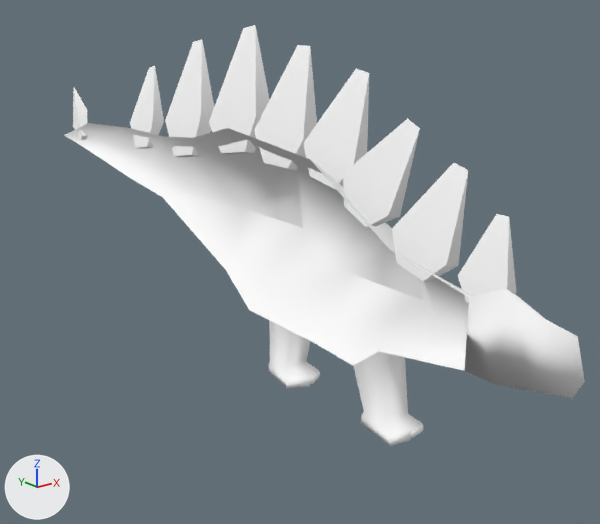
Two versions of the glTF model Models/Stegosaurish/Stegosaurish.gltf, one commit apart.
Before and after are seen from a 50 mm lens placed at (-15.71, -10.4, 3.3), pointed at (-11.58, -5.24, 1.23). The lights are fixed; the arrows at lower left show +X, +Y and +Z. Vertices at the same position are counted once.

Objects in the first picture: 'Stegosaurish'.
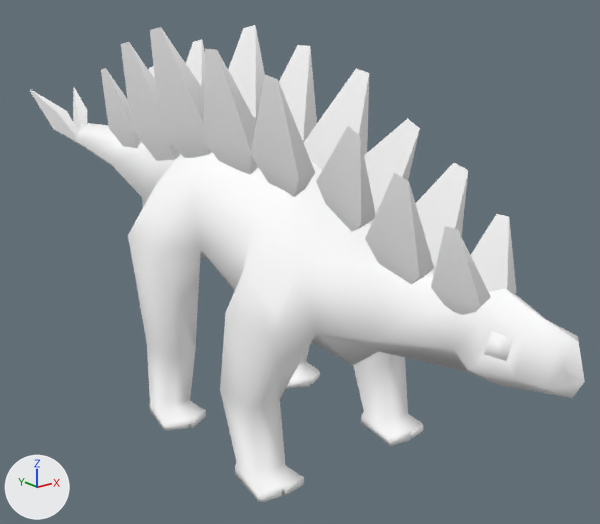
The edits, one by one:
me_sphere is used by ob_stegosaurish; location (-12.0, -6.0, 0.0).
me_sphere had 210 vertices, 364 faces and spanned x 0.0..0.81, y -2.19..4.63, z 0.0..3.12.
me_sphere now has 395 vertices, 721 faces and spans x -0.81..0.81, y -2.19..4.63, z 0.0..3.12.
me_sphere part 1: the loose piece of 10 vertices spanning x 0.04..0.26, y -0.67..-0.15, z 1.83..2.57 is copied, and the copy is mirrored in x about the mesh origin; it spans x -0.26..-0.04, y -0.67..-0.15, z 1.83..2.57.
me_sphere part 2: the loose piece of 10 vertices spanning x 0.15..0.4, y -0.14..0.42, z 1.99..2.84 is copied, and the copy is mirrored in x about the mesh origin; it spans x -0.4..-0.15, y -0.14..0.42, z 1.99..2.84.
me_sphere part 3: the loose piece of 10 vertices spanning x 0.14..0.42, y 0.4..1.03, z 2.06..2.98 is copied, and the copy is mirrored in x about the mesh origin; it spans x -0.42..-0.14, y 0.4..1.03, z 2.06..2.98.
me_sphere part 4: the loose piece of 10 vertices spanning x 0.13..0.44, y 0.98..1.68, z 2.06..3.12 is copied, and the copy is mirrored in x about the mesh origin; it spans x -0.44..-0.13, y 0.98..1.68, z 2.06..3.12.
me_sphere part 5: the loose piece of 10 vertices spanning x 0.05..0.36, y 1.71..2.33, z 1.95..2.98 is copied, and the copy is mirrored in x about the mesh origin; it spans x -0.36..-0.05, y 1.71..2.33, z 1.95..2.98.
me_sphere part 6: the loose piece of 10 vertices spanning x 0.04..0.26, y -1.14..-0.65, z 1.58..2.34 is copied, and the copy is mirrored in x about the mesh origin; it spans x -0.26..-0.04, y -1.14..-0.65, z 1.58..2.34.
me_sphere part 7: the loose piece of 10 vertices spanning x 0.06..0.23, y -1.59..-1.21, z 1.54..2.09 is copied, and the copy is mirrored in x about the mesh origin; it spans x -0.23..-0.06, y -1.59..-1.21, z 1.54..2.09.
me_sphere part 8: the loose piece of 10 vertices spanning x 0.02..0.25, y 2.48..2.94, z 1.95..2.72 is copied, and the copy is mirrored in x about the mesh origin; it spans x -0.25..-0.02, y 2.48..2.94, z 1.95..2.72.
me_sphere part 9: the loose piece of 10 vertices spanning x 0.01..0.25, y 3.94..4.63, z 1.89..2.39 is copied, and the copy is mirrored in x about the mesh origin; it spans x -0.25..-0.01, y 3.94..4.63, z 1.89..2.39.
Part 10, on me_sphere:
73 vertices are added at x -0.81..-0.03, y -2.13..3.75, z 0.0..1.97.
14 new vertices lie (0.0, 0.0, 0.06) away from vertices in x -0.81..-0.42, y -0.38..1.34, z 0.0.
8 new vertices lie (0.25, 0.0, 0.0) away from vertices in x -0.75, y -0.22..1.31, z 0.12..0.63.
213 new faces join them.

Boxes (x1, y1, x2, y2) around the edits, measured in the pictures (600 x 524 px):
'Stegosaurish', reshaped (7% wider, 13% taller)
    before: (65, 25, 585, 446)
    after: (30, 25, 585, 502)
part 1 of me_sphere, added
    after: (316, 126, 376, 231)
part 2 of me_sphere, added
    after: (251, 74, 315, 197)
part 3 of me_sphere, added
    after: (204, 49, 258, 174)
part 4 of me_sphere, added
    after: (150, 27, 212, 158)
part 5 of me_sphere, added
    after: (121, 42, 180, 161)
part 6 of me_sphere, added
    after: (365, 173, 434, 284)
part 7 of me_sphere, added
    after: (431, 226, 491, 315)
part 8 of me_sphere, added
    after: (101, 69, 141, 148)
part 9 of me_sphere, added
    after: (30, 89, 78, 139)
part 10 of me_sphere, added
    after: (66, 123, 585, 502)
